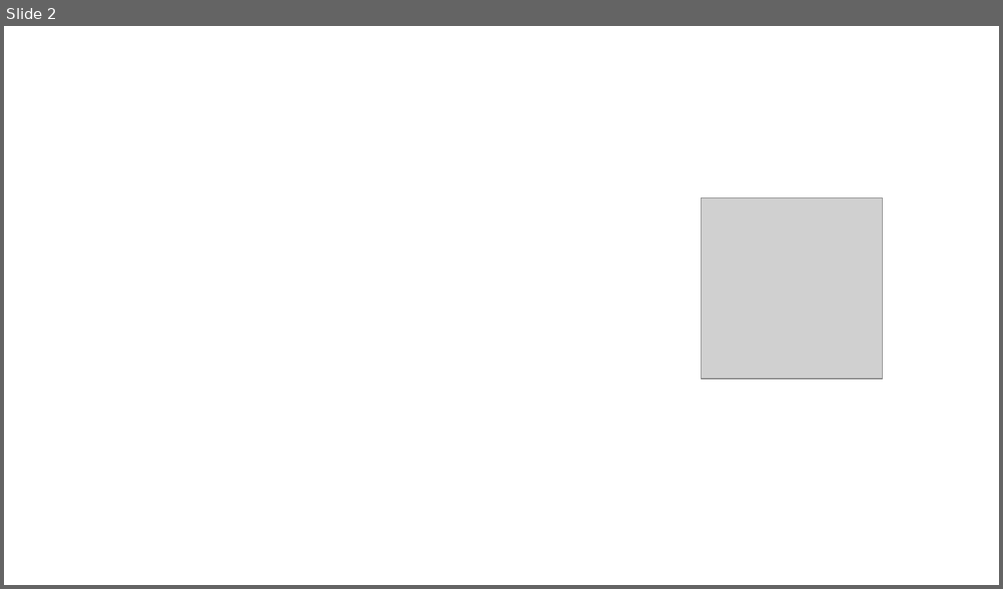
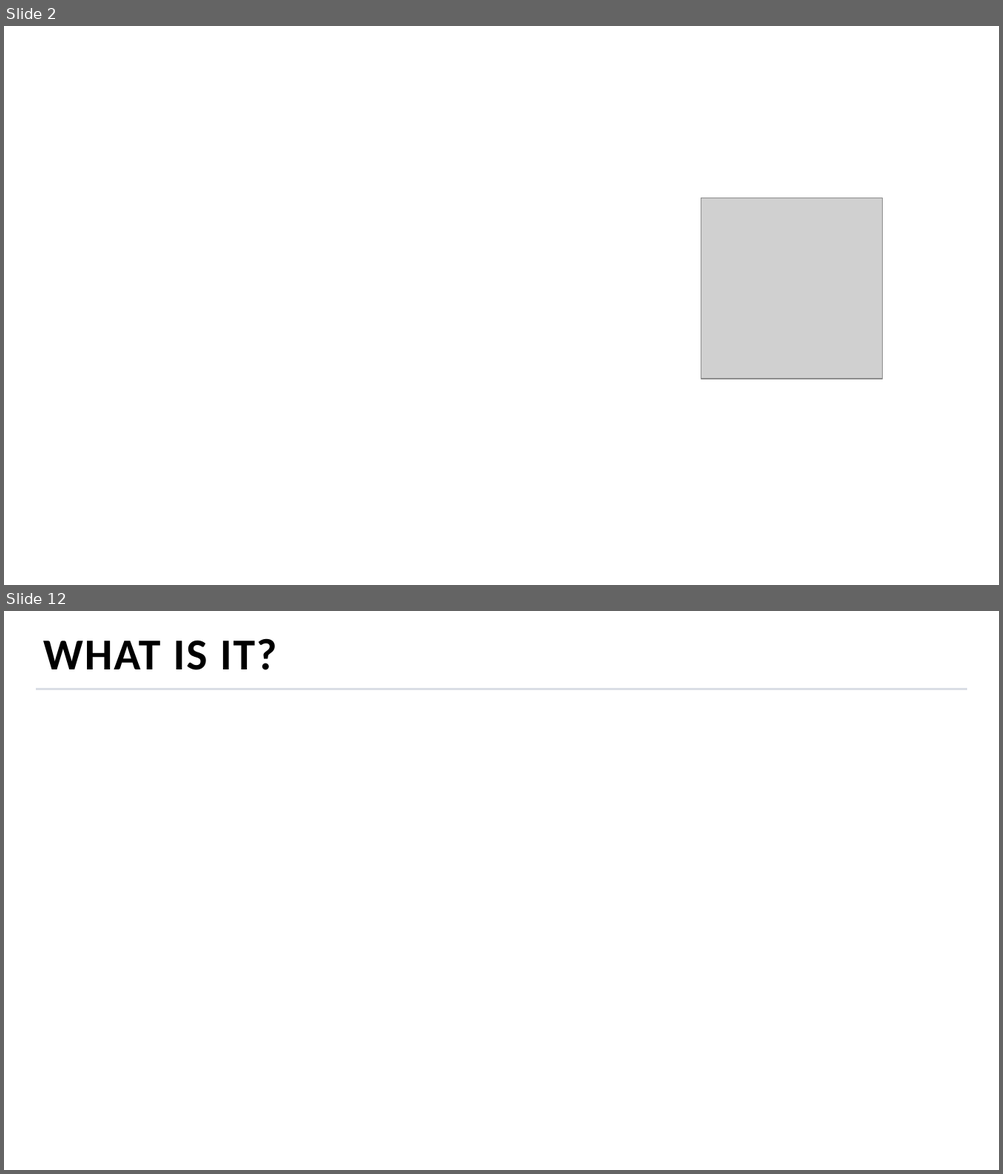
Before and after one commit to MihailRomanov/TechTalks_GUI_in_Net, a slide deck: presentation.pptx. Shown one above the other, each under a label of ours: slide 2 before the commit, slides 2 and 12 after it; the slides between them are not shown. The pictures are 1003x589 and 1003x1174 pixels, drawn with LibreOffice and Linux fonts; fonts in the diff are those of the drawing; grey boxes stand for pictures; background and template pictures are left out. Boxes give left, top, right and bottom in pixels: in the first picture for what was removed or moved away, otherwise in the second. Text is boxed around its words. In the diff, an @@ line names an element or a change of style, - is before the commit and + after.

```diff
--- a/presentation.pptx
+++ b/presentation.pptx
@@ slide 12 added at (x1=4, y1=611, x2=999, y2=1170), background picture (left out) @@
@@ title added at (x1=43, y1=638, x2=277, y2=670), 32 pt, text #000000, bold @@
+WHAT IS IT?
@@ line added from (36, 689) to (967, 689), #DADEE5 1.5 pt @@
```
Also in this commit, not shown: 19 other slides added, 10 slides removed.
